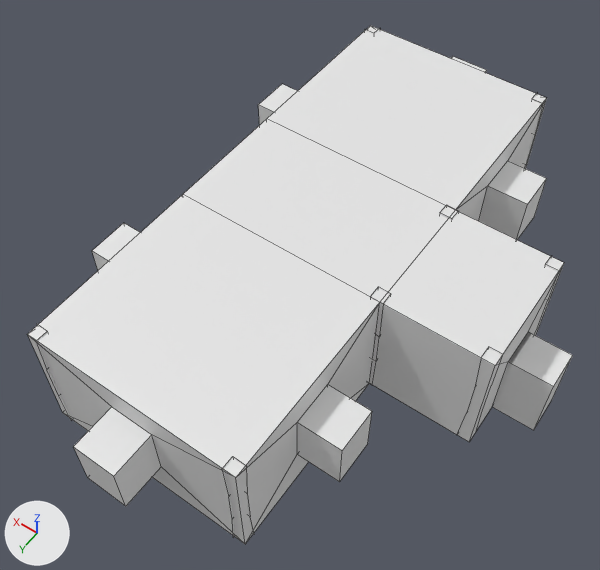
Renders of the FBX model The Legend of URL/Assets/Models/Structures/House MC/House MC Interior.fbx from each side of a commit.
Both versions are drawn from a 50 mm lens placed at (-12.38, 10.29, 16.34), pointed at (-5.74, 0.99, 1.73). The axes (+X, +Y, +Z) are drawn at lower left. The lights are the same throughout. The picture after the commit comes second. Mesh edges are drawn as thin lines on the coarser meshes. Where no turn or scale is listed for an object, it has been applied to the vertices.

The first picture shows 'House MC Interior' and 1 more.
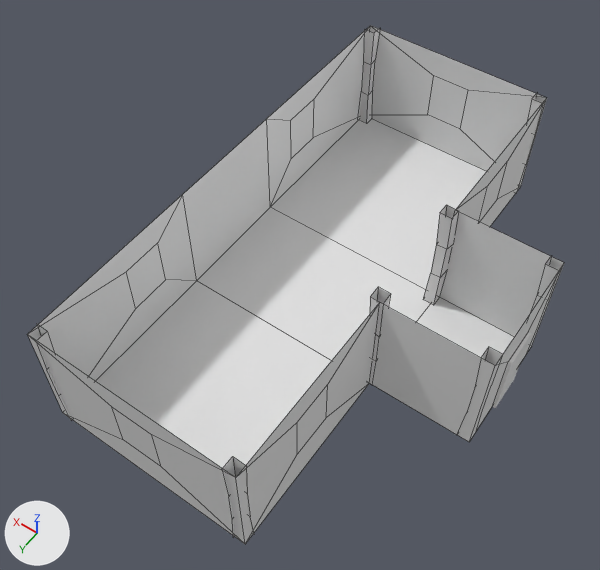
Pixel boxes [x1, y1, x2, y2] of what changed, in the pictures (600 x 570 px):
'House MC Interior', reshaped: before [27, 26, 573, 544]; after [27, 26, 564, 544]
'House MC Interior Floor', added: after [96, 119, 514, 468]
part 1 of me_cube_019, cut back: before [28, 26, 573, 506]; after [112, 76, 508, 466]

The change, as a list of edits to the scene's bpy script:
```text
Change me_cube_019:
    used by ob_house_mc_interior; location = (-5.5, 0.0, 1.9)
    remove me_cube_019.from_pydata(...)  # 180 vertices, 135 faces; spans x -5.99..3.5, y -7.0..7.0, z -1.51..1.53
    add me_cube_019.from_pydata(...)  # 152 vertices, 97 faces; spans x -5.0..2.52, y -6.03..6.03, z -1.51..1.53
    me_cube_019 part 1
    28 vertices are removed from x -5.99..3.5, y -7.0..7.0, z -1.5..0.8
    45 faces are deleted
    7 new faces join them
Add me_cube_021:
    me_cube_021.from_pydata([(-5.0, -1.5, -1.5), (-2.5, -6.0, -1.5), (-2.5, -1.5, -1.5), (-5.0, 1.5, -1.5), (-2.5, 1.5, -1.5), (-2.5, 6.0, -1.5), (2.5, -6.0, -1.5), (2.5, -1.5, -1.5), (2.5, 1.5, -1.5), (2.5, 6.0, -1.5)], [], [(2, 1, 6, 7), (5, 4, 8, 9), (4, 2, 7, 8), (3, 0, 2, 4)])
Add ob_house_mc_interior_floor:
    ob_house_mc_interior_floor = bpy.data.objects.new('House MC Interior Floor', me_cube_021)
    ob_house_mc_interior_floor.location = (-5.5, 0.0, 1.9)
```
